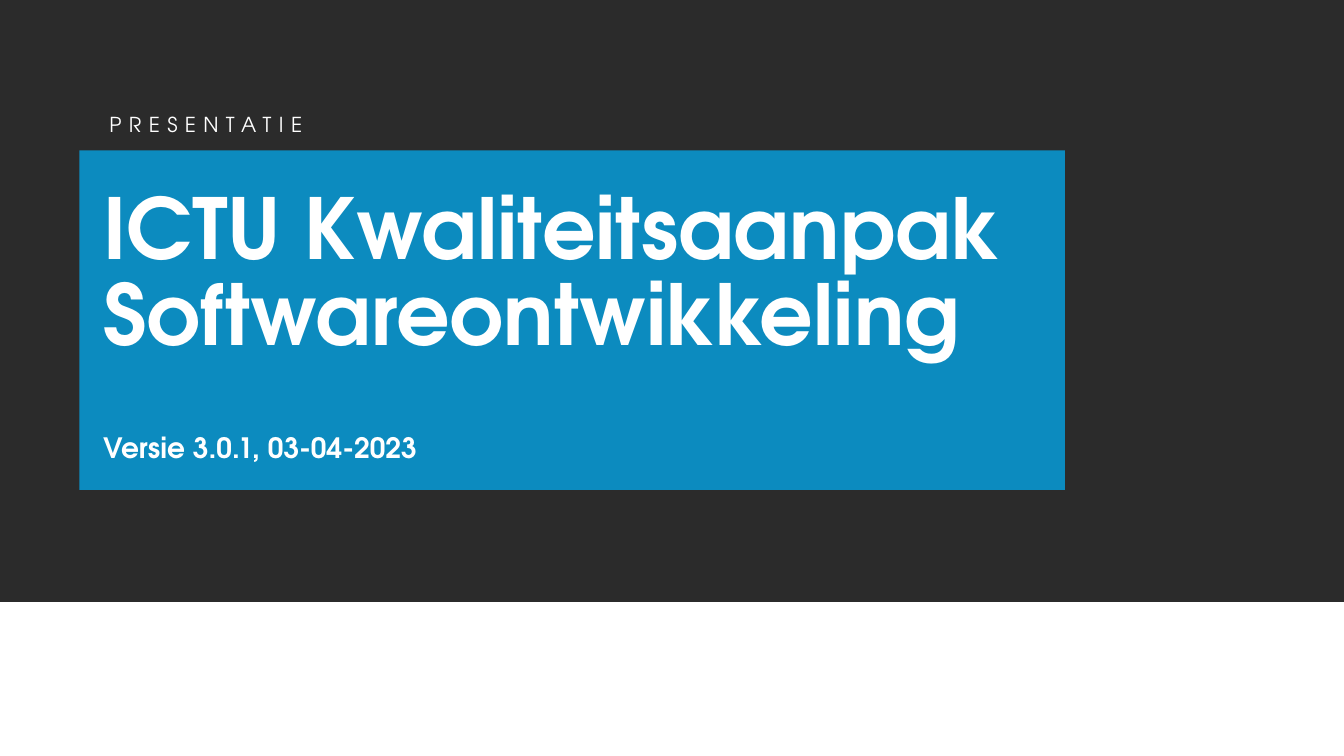
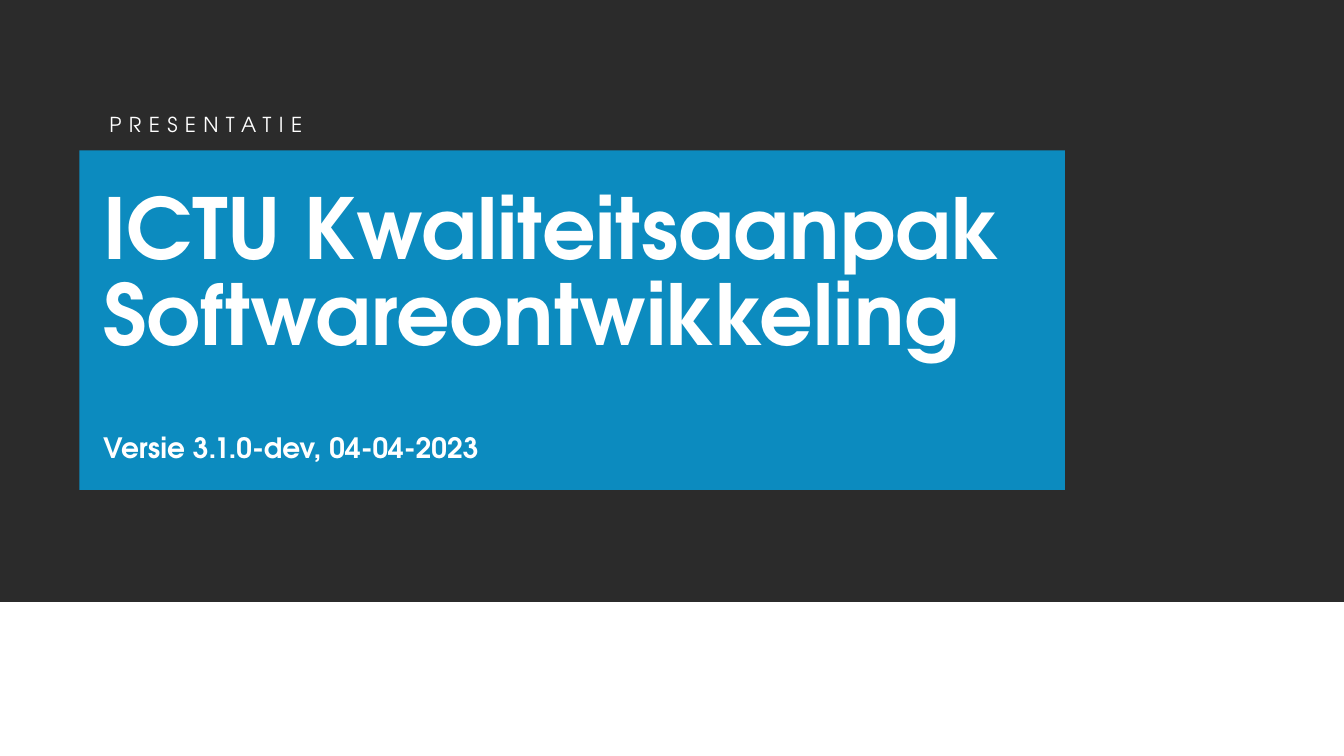
Before and after one commit to ICTU/Kwaliteitsaanpak, a slide deck: slide 1 of docs/wip/ICTU-Kwaliteitsaanpak.pptx. Drawn at 1344x756 pixels with LibreOffice and Linux fonts; fonts in the diff are those of the drawing; background and template pictures are left out; a plain dark background stands for a picture behind light text. Boxes give left, top, right and bottom in pixels: in the first picture for what was removed or moved away, otherwise in the second. Text is boxed around its words. In the diff, an @@ line names an element or a change of style, - is before the commit and + after.

```diff
--- a/docs/wip/ICTU-Kwaliteitsaanpak.pptx
+++ b/docs/wip/ICTU-Kwaliteitsaanpak.pptx
@@ subtitle at <box>103,436,478,462</box>: text changed @@
-Versie 3.0.1, 03-04-2023
+Versie 3.1.0-dev, 04-04-2023
```
Also in this commit, not shown: 24 other files.
